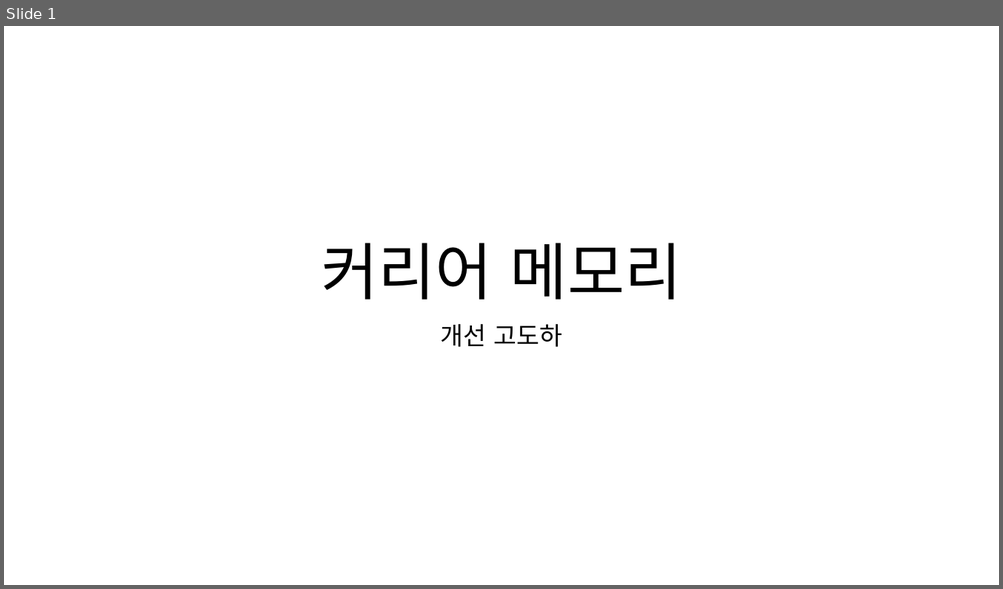
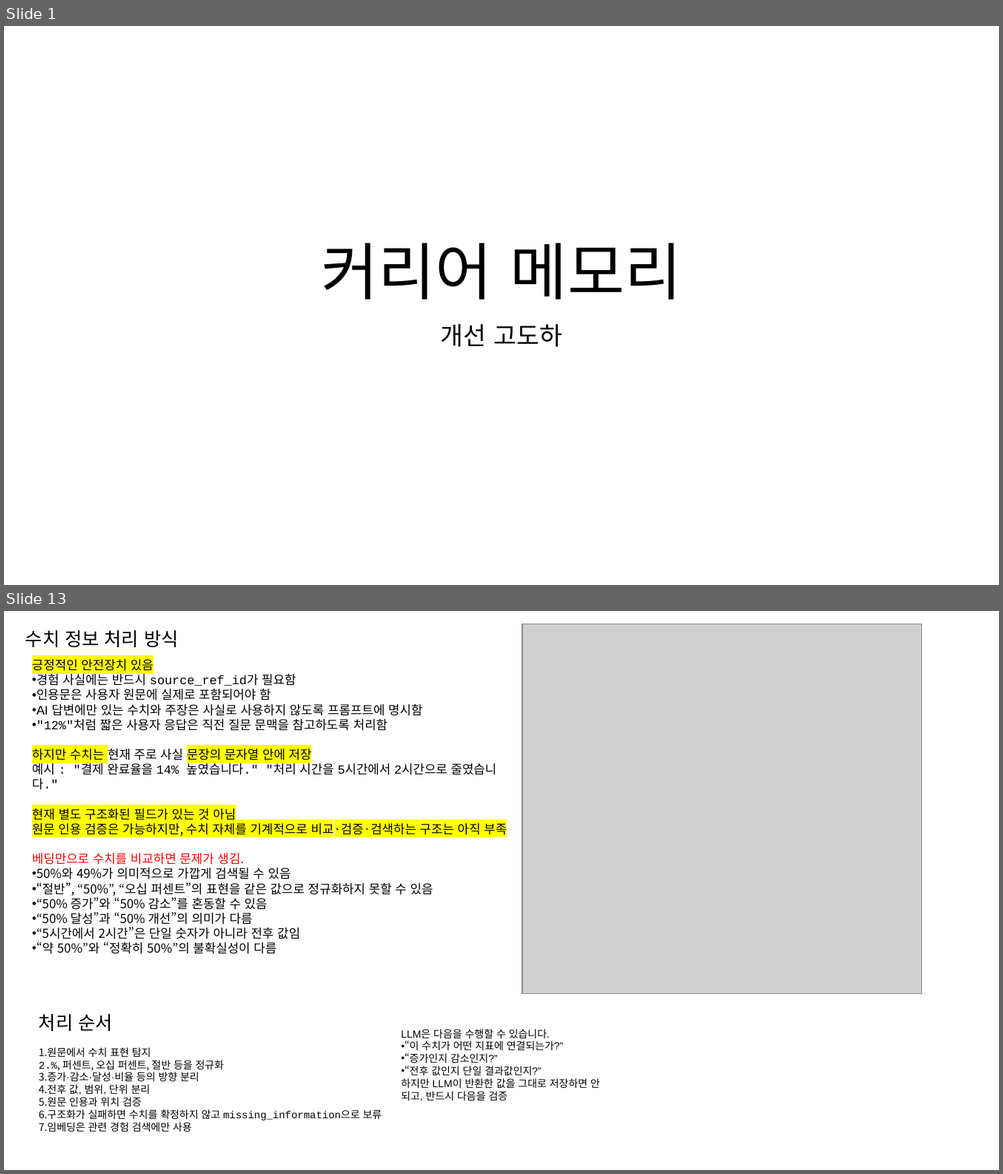
Before and after one commit to hamhj7694/CareerMemory_langchain_rag, a slide deck: 포트폴리오 및 기타 raw 자료/커리어 메모리 개선 및 고도화.pptx. Shown one above the other, each under a label of ours: slide 1 before the commit, slides 1 and 13 after it; the slides between them are not shown. The pictures are 1003x589 and 1003x1174 pixels, drawn with LibreOffice and Linux fonts; fonts in the diff are those of the drawing; grey boxes stand for pictures. Boxes give left, top, right and bottom in pixels: in the first picture for what was removed or moved away, otherwise in the second. Text is boxed around its words. In the diff, an @@ line names an element or a change of style, - is before the commit and + after.

Commit message:
feat: 기술·수치 정규화와 원문 근거 기반 매칭 강화
- 기술 별칭, 관련 기술, 미등록 기술을 구분해 원문과 함께 보존
- 정량 지표를 원문에서 추출하고 결정론적으로 검증
- 임베딩은 후보 검색에만 사용하고 명시적 조건으로 최종 판정
- 경험·공고 스키마와 DB에 구조화 필드 추가
- 안전한 백필 도구와 정답 세트 평가 지표 추가
- 회귀 테스트 및 성능 벤치마크 갱신

```diff
--- a/포트폴리오 및 기타 raw 자료/커리어 메모리 개선 및 고도화.pptx
+++ b/포트폴리오 및 기타 raw 자료/커리어 메모리 개선 및 고도화.pptx
@@ slide 13 added at box(4, 611, 999, 1170), background #FFFFFF @@
@@ text added at box(25, 630, 178, 647), 18 pt, text #000000 @@
+수치 정보 처리 방식
@@ picture added at box(522, 624, 922, 994) @@
@@ text added at box(32, 659, 506, 954), 12 pt, text #000000 @@
+긍정적인 안전장치 있음
+• 경험 사실에는 반드시 source_ref_id가 필요함
+• 인용문은 사용자 원문에 실제로 포함되어야 함
+• AI 답변에만 있는 수치와 주장은 사실로 사용하지 않도록 프롬프트에 명시함
+• "12%"처럼 짧은 사용자 응답은 직전 질문 문맥을 참고하도록 처리함
+하지만 수치는 현재 주로 사실 문장의 문자열 안에 저장
+예시 : "결제 완료율을 14% 높였습니다." "처리 시간을 5시간에서 2시간으로 줄였습니다."
+현재 별도 구조화된 필드가 있는 것 아님
+원문 인용 검증은 가능하지만, 수치 자체를 기계적으로 비교·검증·검색하는 구조는 아직 부족
+베딩만으로 수치를 비교하면 문제가 생김.
+• 50%와 49%가 의미적으로 가깝게 검색될 수 있음
+• “절반”, “50%”, “오십 퍼센트”의 표현을 같은 값으로 정규화하지 못할 수 있음
+• “50% 증가”와 “50% 감소”를 혼동할 수 있음
+• “50% 달성”과 “50% 개선”의 의미가 다름
+• “5시간에서 2시간”은 단일 숫자가 아니라 전후 값임
+• “약 50%”와 “정확히 50%”의 불확실성이 다름
@@ text added at box(39, 1014, 382, 1132), 10 pt, text #000000 @@
+처리 순서
+1. 원문에서 수치 표현 탐지
+2. %, 퍼센트, 오십 퍼센트, 절반 등을 정규화
+3. 증가·감소·달성·비율 등의 방향 분리
+4. 전후 값, 범위, 단위 분리
+5. 원문 인용과 위치 검증
+6. 구조화가 실패하면 수치를 확정하지 않고 missing_information으로 보류
+7. 임베딩은 관련 경험 검색에만 사용
@@ text added at box(401, 1029, 600, 1102), 10 pt, text #000000 @@
+LLM은 다음을 수행할 수 있습니다.
+• “이 수치가 어떤 지표에 연결되는가?”
+• “증가인지 감소인지?”
+• “전후 값인지 단일 결과값인지?”
+하지만 LLM이 반환한 값을 그대로 저장하면 안 되고, 반드시 다음을 검증
```
Also in this commit, not shown: 1 slide changed, 16 other slides added, 56 other files.
